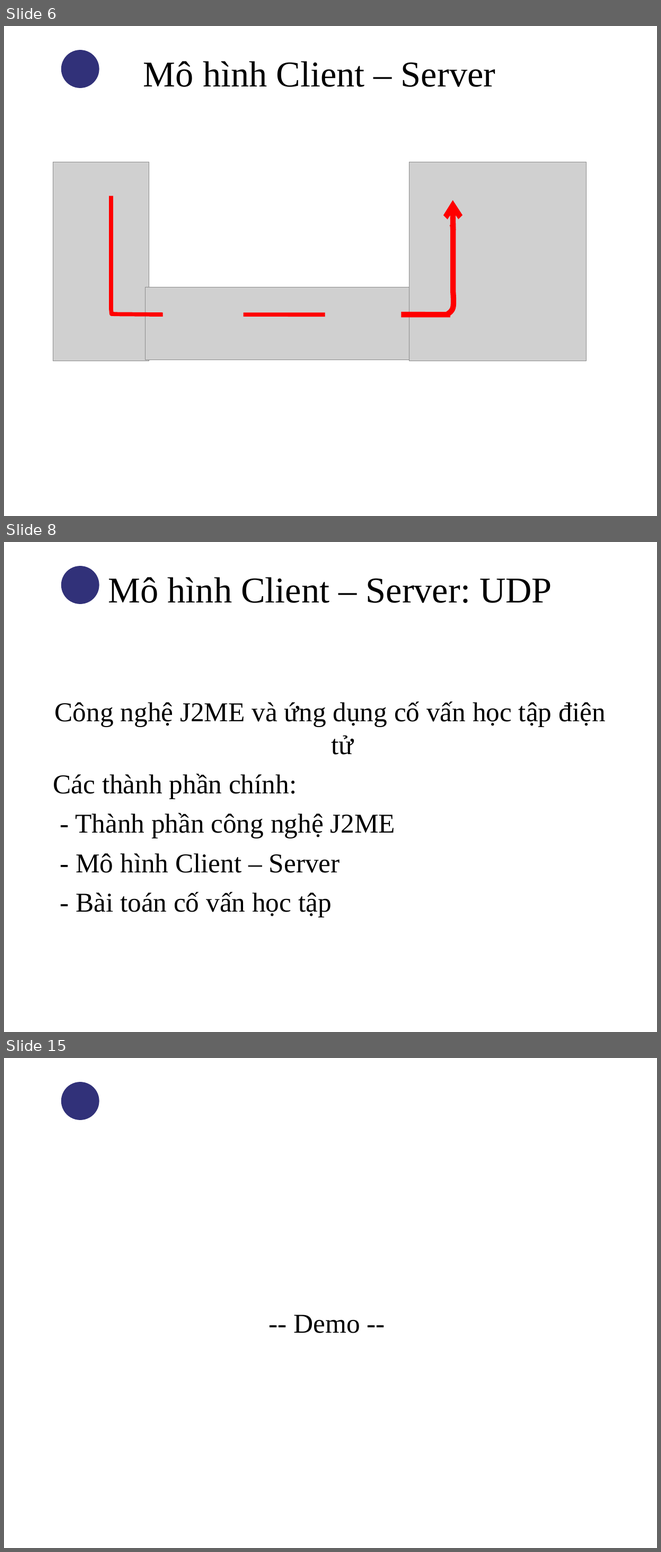
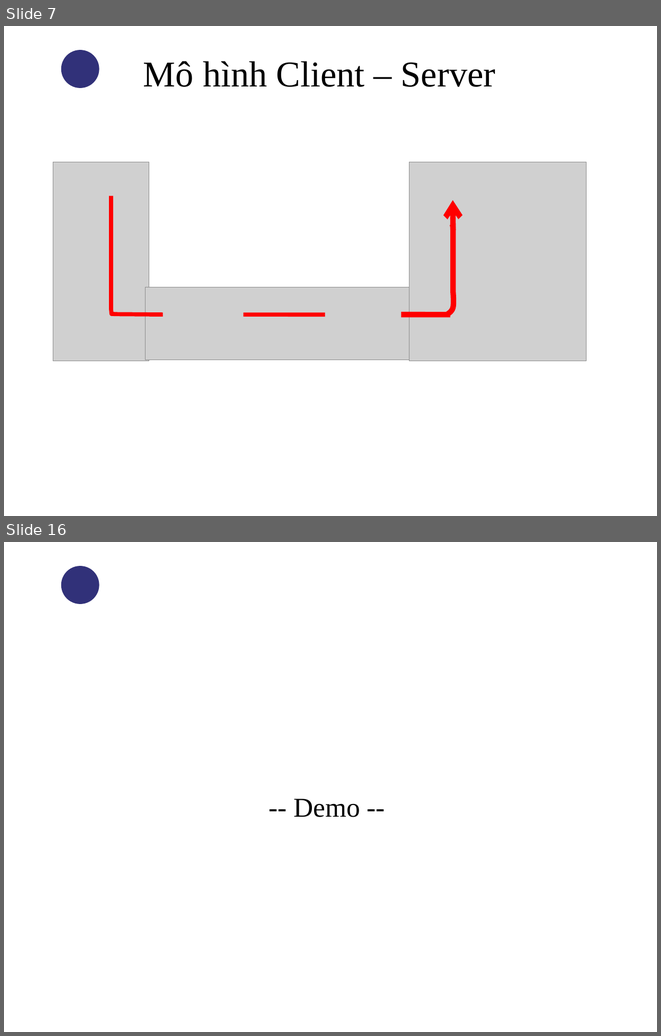
Before and after one commit to thandang/thesis-final, a slide deck: Reports/Slide bao cao.ppt. Shown one above the other, each under a label of ours: slides 6, 8 and 15 before the commit, slides 7 and 16 after it; the slides between them are not shown. The pictures are 661x1552 and 661x1036 pixels, drawn with LibreOffice and Linux fonts; fonts in the diff are those of the drawing; grey boxes stand for pictures; background and template pictures are left out. Boxes give left, top, right and bottom in pixels: in the first picture for what was removed or moved away, otherwise in the second. Text is boxed around its words. In the diff, an @@ line names an element or a change of style, - is before the commit and + after.

```diff
--- a/Reports/Slide bao cao.ppt
+++ b/Reports/Slide bao cao.ppt
@@ slide 8 removed at <box>4,542,657,1032</box>, background picture (left out); not listed: 1 template element that a slide beside it also shows @@
@@ title removed at <box>108,577,552,603</box> @@
-Mô hình Client – Server: UDP
@@ text removed at <box>53,701,605,917</box> @@
-Công nghệ J2ME và ứng dụng cố vấn học tập điện tử
-Các thành phần chính:
-- Thành phần công nghệ J2ME
-- Mô hình Client – Server
-- Bài toán cố vấn học tập
@@ what was slide 6 is now slide 7 @@
@@ what was slide 15 is now slide 16 @@
```
Also in this commit, not shown: 7 slides changed, 5 slides added, 3 other slides removed.
